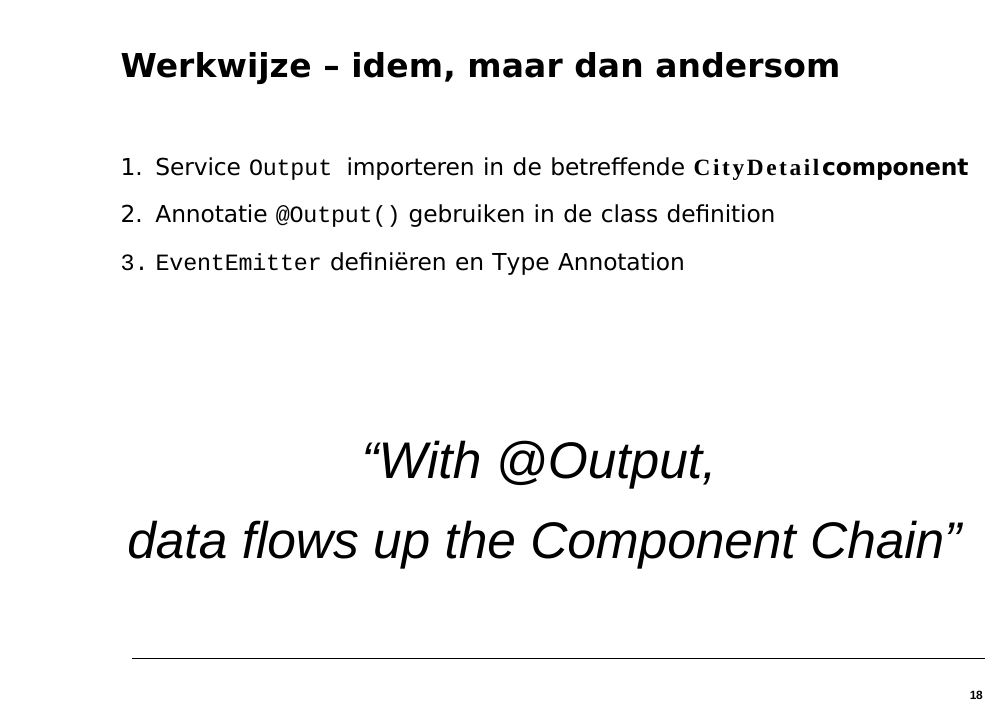
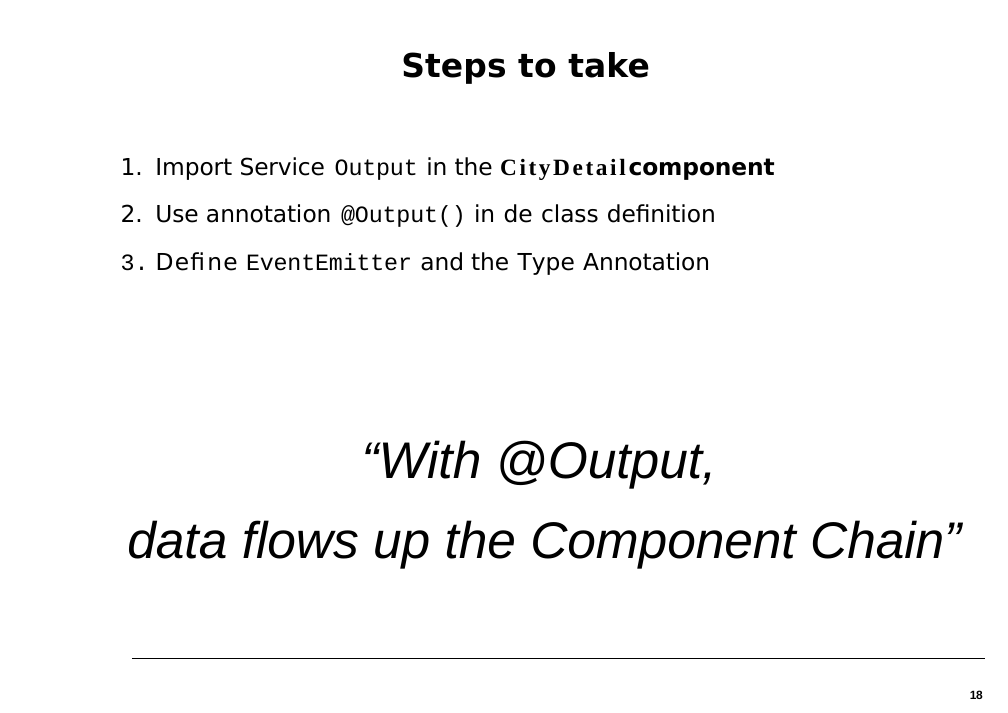
Before and after one commit to petereijgermans11/workshop-angular10, a slide deck: slide 24 of PPT/04- Angular Component Tree.pptx (slide 23 before the commit). Drawn at 1008x713 pixels with LibreOffice and Linux fonts; fonts in the diff are those of the drawing. Boxes give left, top, right and bottom in pixels: in the first picture for what was removed or moved away, otherwise in the second. Text is boxed around its words. In the diff, an @@ line names an element or a change of style, - is before the commit and + after.

```diff
--- a/PPT/04- Angular Component Tree.pptx
+++ b/PPT/04- Angular Component Tree.pptx
@@ title at bbox=[401, 52, 650, 84]: text changed @@
-Werkwijze – idem, maar dan andersom
+Steps to take
@@ text at bbox=[121, 157, 716, 275]: text changed @@
-1. Service Output importeren in de betreffende CityDetailcomponent
-2. Annotatie @Output() gebruiken in de class definition
-3. EventEmitter definiëren en Type Annotation
+1. Import Service Output in the CityDetailcomponent
+2. Use annotation @Output() in de class definition
+3. Define EventEmitter and the Type Annotation
```
Also in this commit, not shown: 25 other slides changed, 6 slides added, 5 slides removed, 9 other files.
